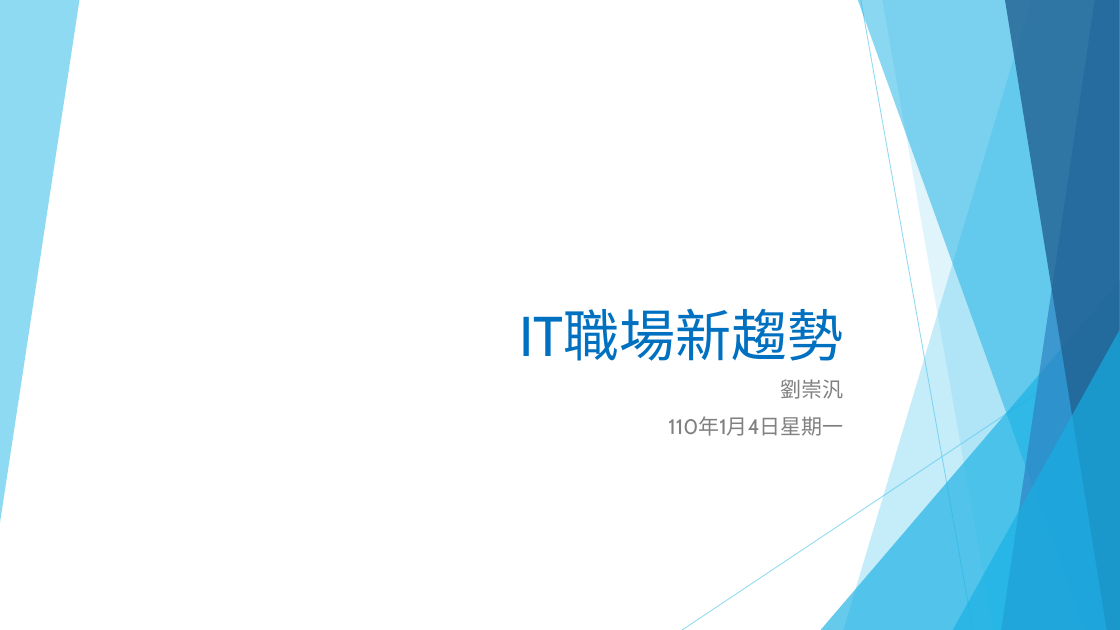
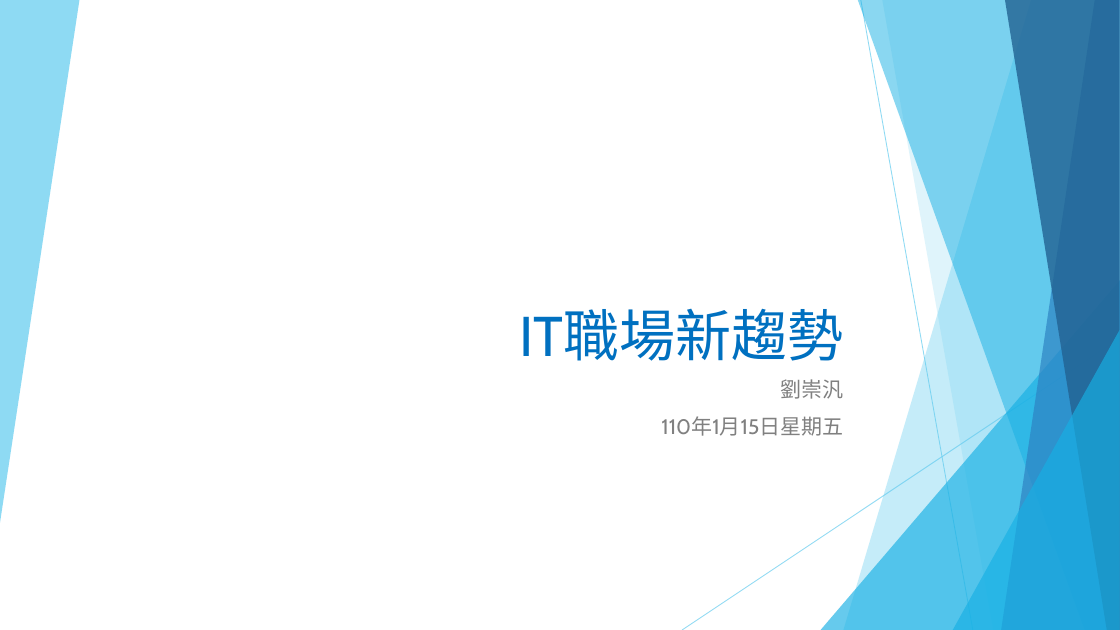
Before and after one commit to liulawsi/My_PPTs, a slide deck: slide 1 of LCC/Python/00a_IT職場新趨勢.pptx. Drawn at 1120x630 pixels with LibreOffice and Linux fonts; fonts in the diff are those of the drawing. Boxes give left, top, right and bottom in pixels: in the first picture for what was removed or moved away, otherwise in the second. Text is boxed around its words. In the diff, an @@ line names an element or a change of style, - is before the commit and + after.

```diff
--- a/LCC/Python/00a_IT職場新趨勢.pptx
+++ b/LCC/Python/00a_IT職場新趨勢.pptx
@@ subtitle at (661,416,843,436): text changed @@
-110年1月4日星期一
+110年1月15日星期五
```
Also in this commit, not shown: 2 other slides changed, 2 other files.
